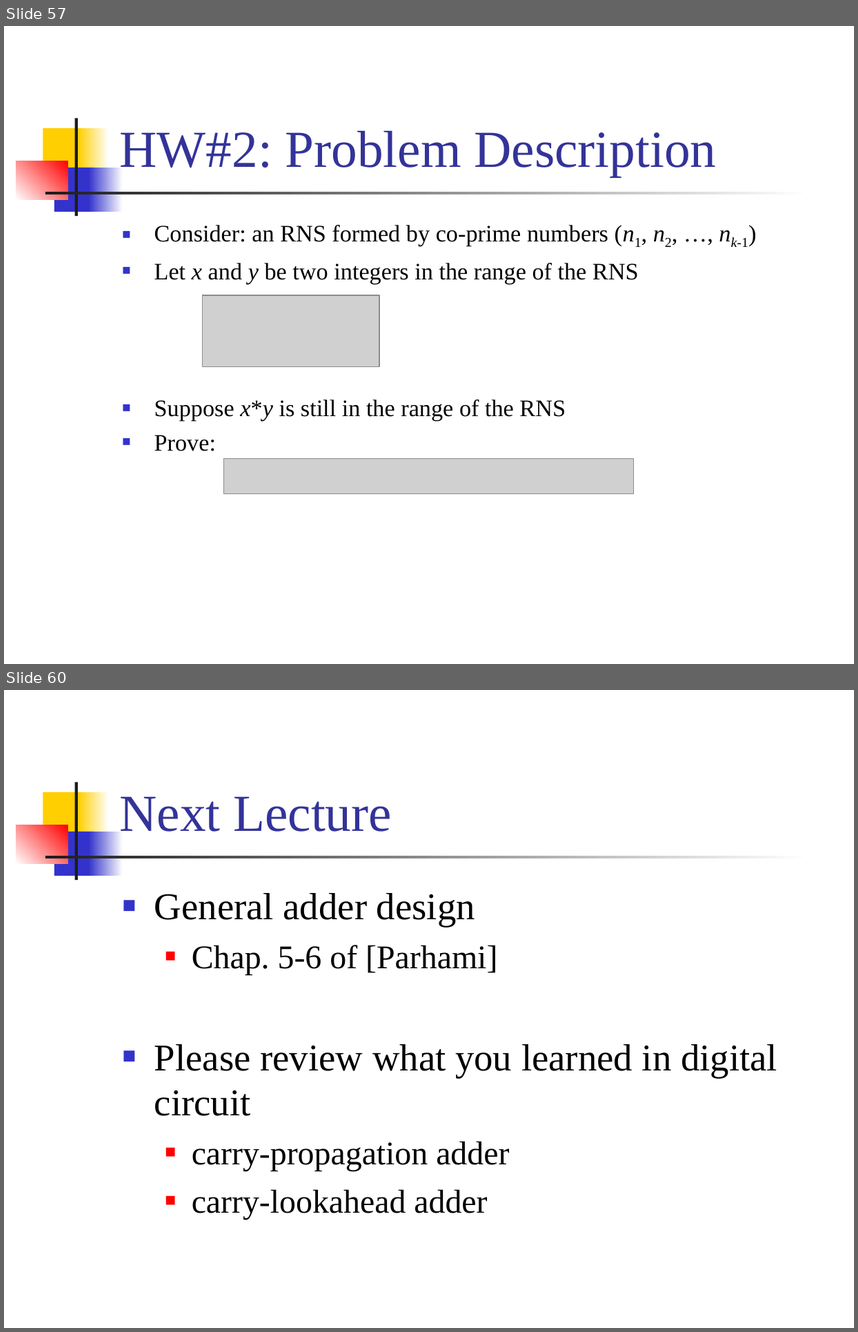
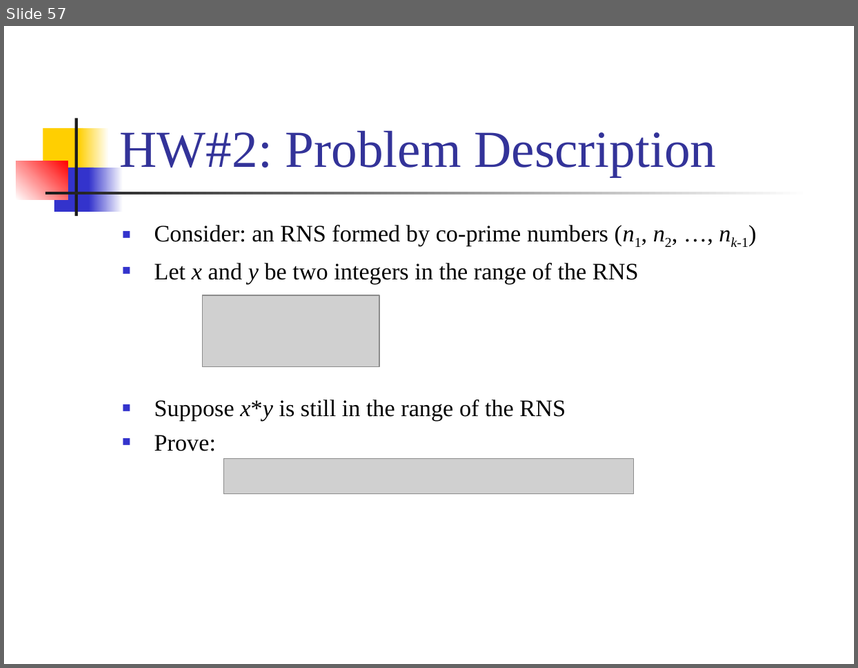
Before and after one commit to CGUSystemCourses/CompArith-2016, a slide deck: Lectures/lec03-numb_syst/lec03e-residue_numb_syst.ppt. Shown one above the other, each under a label of ours: slides 57 and 60 before the commit, slide 57 after it; the slides between them are not shown. The pictures are 858x1332 and 858x668 pixels, drawn with LibreOffice and Linux fonts; fonts in the diff are those of the drawing; grey boxes stand for pictures. Boxes give left, top, right and bottom in pixels: in the first picture for what was removed or moved away, otherwise in the second. Text is boxed around its words. In the diff, an @@ line names an element or a change of style, - is before the commit and + after.

```diff
--- a/Lectures/lec03-numb_syst/lec03e-residue_numb_syst.ppt
+++ b/Lectures/lec03-numb_syst/lec03e-residue_numb_syst.ppt
@@ slide 60 removed at [4,690,854,1328], background #FFFFFF; not listed: 7 template elements that a slide beside it also shows @@
@@ title removed at [119,796,392,831] @@
-Next Lecture
@@ text removed at [154,893,777,1219] @@
-■ General adder design
-  ■ Chap. 5-6 of [Parhami]
-■ Please review what you learned in digital circuit
-  ■ carry-propagation adder
-  ■ carry-lookahead adder
```
Also in this commit, not shown: 2 other slides removed, 2 other files.
